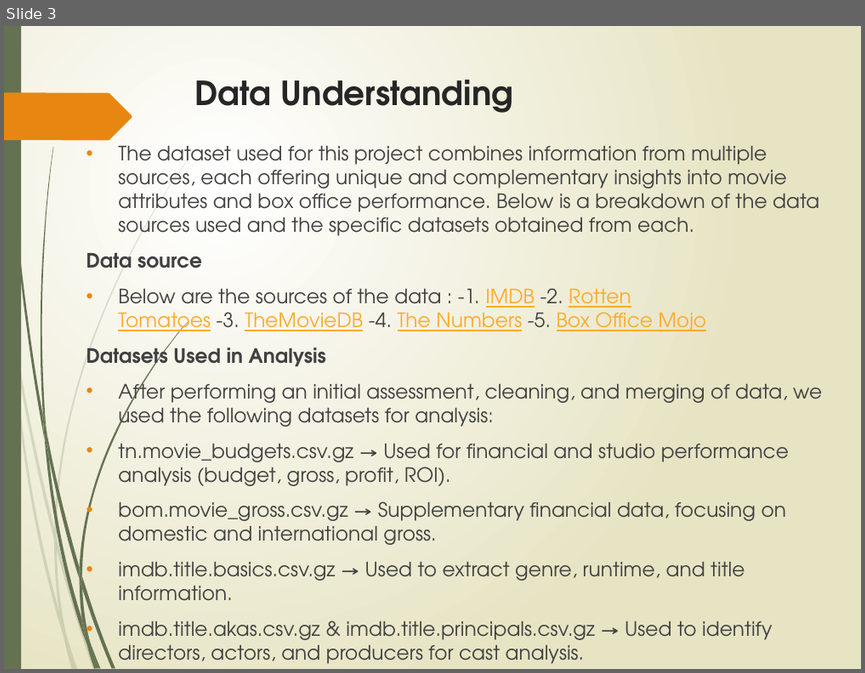
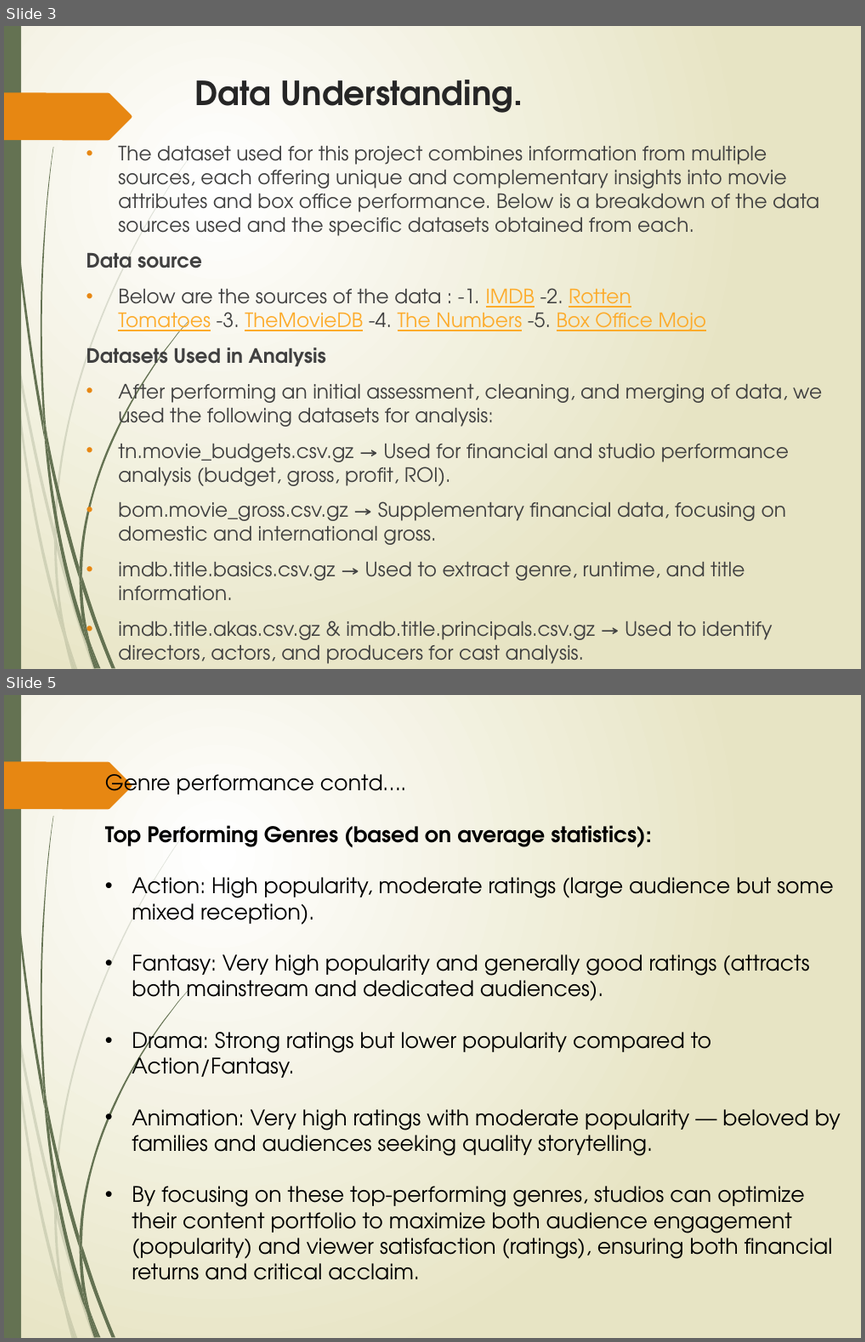
Before and after one commit to Hafsa-mohamed-Ad3n/Box-Office-Blueprint-Data-Driven-Insights-for-Microsoft-s-Movie-Studio-Launch, a slide deck: Movie_Analysis_Presentation latest copy.pptx. Shown one above the other, each under a label of ours: slide 3 before the commit, slides 3 and 5 after it; the slides between them are not shown. The pictures are 865x673 and 865x1342 pixels, drawn with LibreOffice and Linux fonts; fonts in the diff are those of the drawing. Boxes give left, top, right and bottom in pixels: in the first picture for what was removed or moved away, otherwise in the second. Text is boxed around its words. In the diff, an @@ line names an element or a change of style, - is before the commit and + after.

```diff
--- a/Movie_Analysis_Presentation latest copy.pptx
+++ b/Movie_Analysis_Presentation latest copy.pptx
@@ slide 5 added at [4,695,861,1338], background gradient #FFFFFF to #E8E6C4; not listed: 24 template elements that a slide beside it also shows @@
@@ text added at [105,768,840,1280], 18 pt, text #000000 @@
+Genre performance contd….
+Top Performing Genres (based on average statistics):
+• Action: High popularity, moderate ratings (large audience but some mixed reception).
+• Fantasy: Very high popularity and generally good ratings (attracts both mainstream and dedicated audiences).
+• Drama: Strong ratings but lower popularity compared to Action/Fantasy.
+• Animation: Very high ratings with moderate popularity — beloved by families and audiences seeking quality storytelling.
+• By focusing on these top-performing genres, studios can optimize their content portfolio to maximize both audience engagement (popularity) and viewer satisfaction (ratings), ensuring both financial returns and critical acclaim.
@@ slide 3 changed as well @@
@@ title at [194,80,522,113]: text changed @@
-Data Understanding
+Data Understanding.
```
Also in this commit, not shown: 7 other slides changed, 11 other slides added, 2 slides removed.
